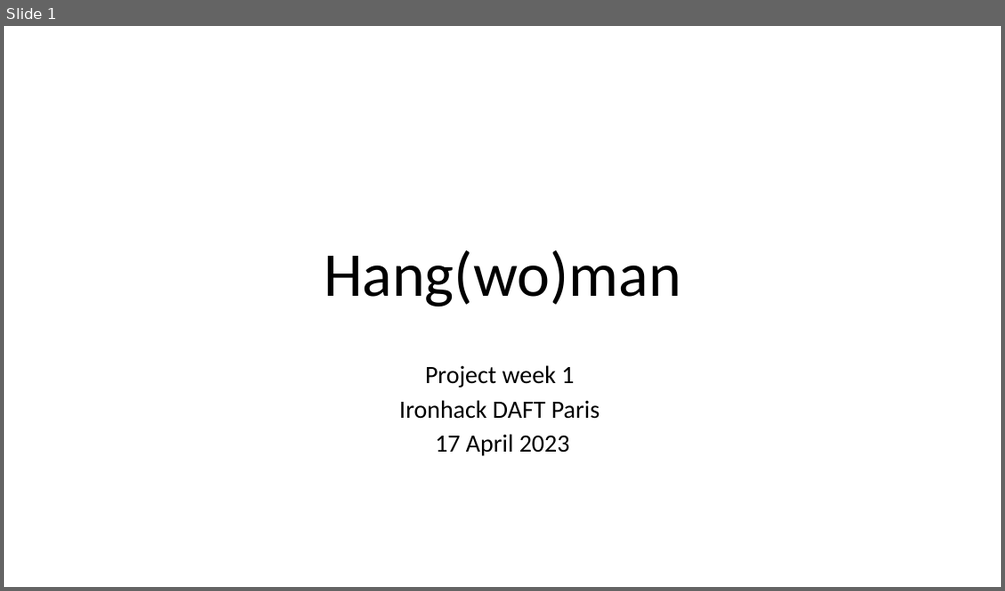
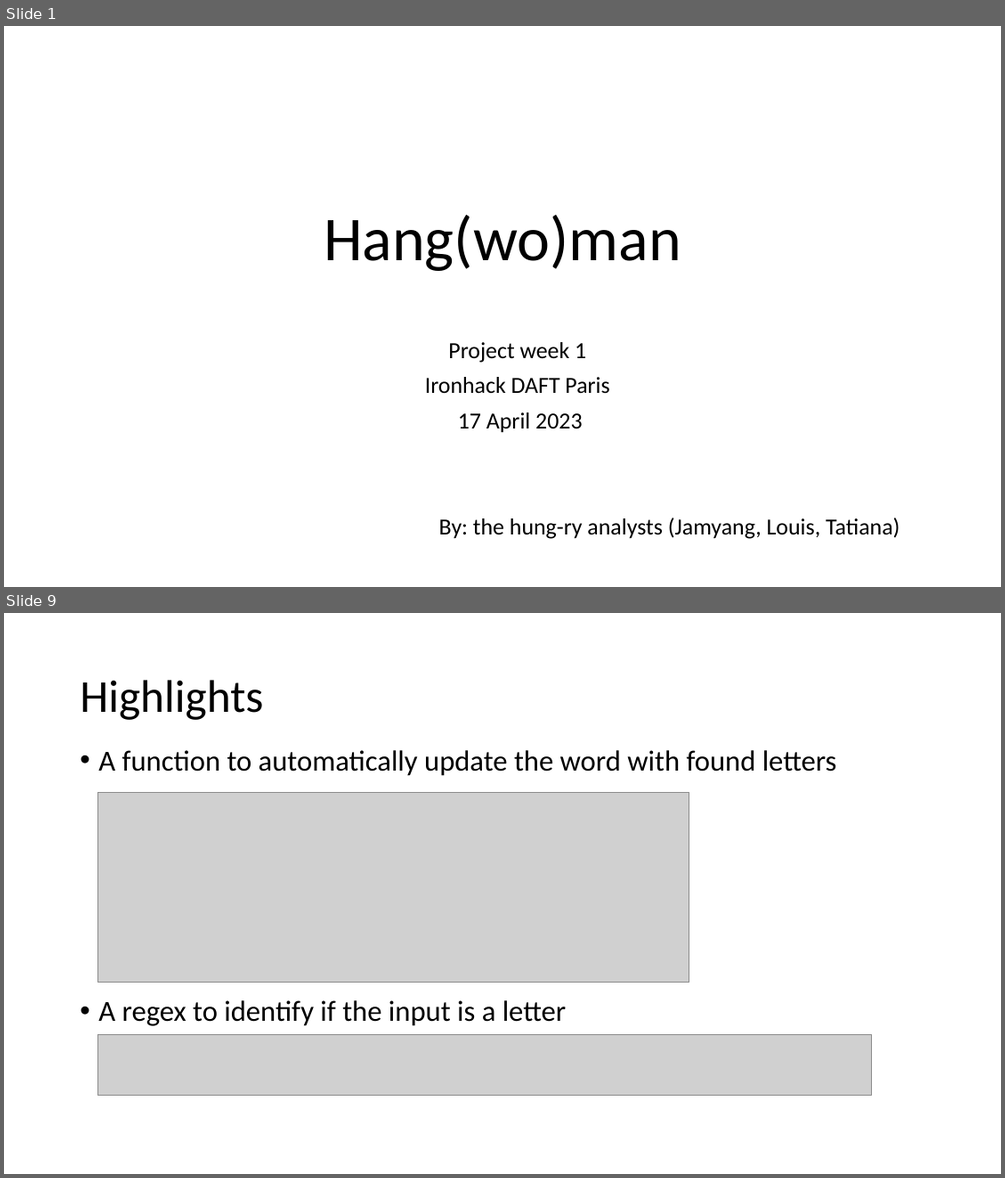
Before and after one commit to louis-md/hangman, a slide deck: Presentation1.pptx. Shown one above the other, each under a label of ours: slide 1 before the commit, slides 1 and 9 after it; the slides between them are not shown. The pictures are 1005x591 and 1005x1178 pixels, drawn with LibreOffice and Linux fonts; fonts in the diff are those of the drawing; grey boxes stand for pictures. Boxes give left, top, right and bottom in pixels: in the first picture for what was removed or moved away, otherwise in the second. Text is boxed around its words. In the diff, an @@ line names an element or a change of style, - is before the commit and + after.

```diff
--- a/Presentation1.pptx
+++ b/Presentation1.pptx
@@ slide 9 added at <box>4,613,1001,1174</box>, background #FFFFFF @@
@@ title added at <box>80,680,263,720</box>, 44 pt, text #000000 @@
+Highlights
@@ text added at <box>98,750,837,1026</box>, 28 pt, text #000000 @@
+• A function to automatically update the word with found letters
+• A regex to identify if the input is a letter
@@ picture added at <box>97,793,689,982</box> @@
@@ picture added at <box>97,1035,872,1095</box> @@
@@ slide 1 changed as well @@
@@ title "Hang(wo)man": place and size @@
-title "Hang(wo)man" at <box>324,250,681,306</box>
+title "Hang(wo)man" at <box>324,215,681,271</box>
@@ subtitle "Project week 1": place and size @@
-subtitle "Project week 1" at <box>399,365,599,456</box>
+subtitle "Project week 1" at <box>425,342,899,539</box>
@@ subtitle at <box>425,342,609,433</box>: size 24 to 22.2 pt in "Project week 1", "Ironhack DAFT Paris", "17 April 2023"; line spacing 0.8 to 0.9 @@
@@ subtitle at <box>439,517,899,539</box>: paragraph added @@
+By: the hung-ry analysts (Jamyang, Louis, Tatiana)
```
Also in this commit, not shown: 2 other slides changed, 6 other slides added, 4 slides removed.
